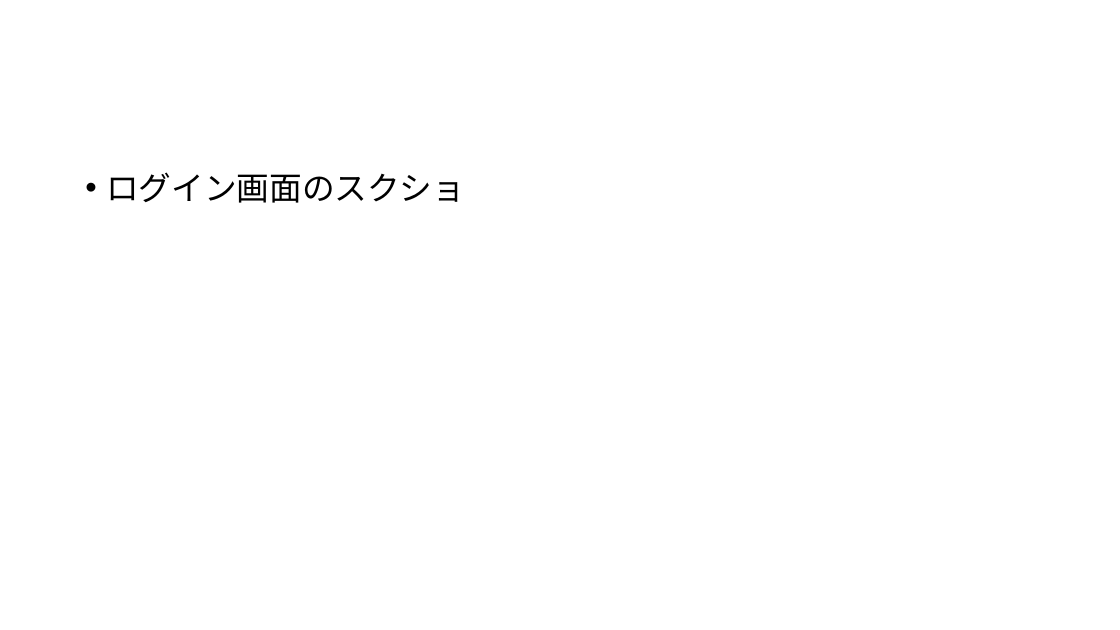
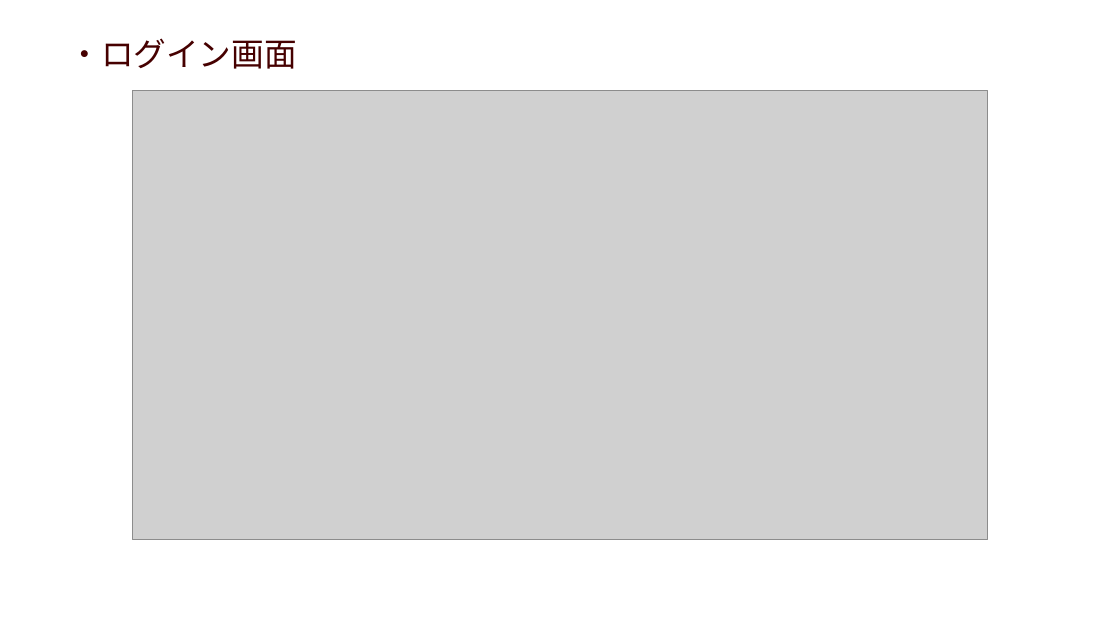
Before and after one commit to fusausa/IVY-Chat, a slide deck: slide 4 of プレゼン.pptx. Drawn at 1120x630 pixels with LibreOffice and Linux fonts; fonts in the diff are those of the drawing; grey boxes stand for pictures. Boxes give left, top, right and bottom in pixels: in the first picture for what was removed or moved away, otherwise in the second. Text is boxed around its words. In the diff, an @@ line names an element or a change of style, - is before the commit and + after.

```diff
--- a/プレゼン.pptx
+++ b/プレゼン.pptx
@@ text at [68, 38, 296, 69]: text changed; text colour #000000 to #460000 @@
-• ログイン画面のスクショ
+・ログイン画面
@@ picture added at [132, 91, 988, 540] @@
```
Also in this commit, not shown: 3 other slides changed, 2 slides added, 3 slides removed.
